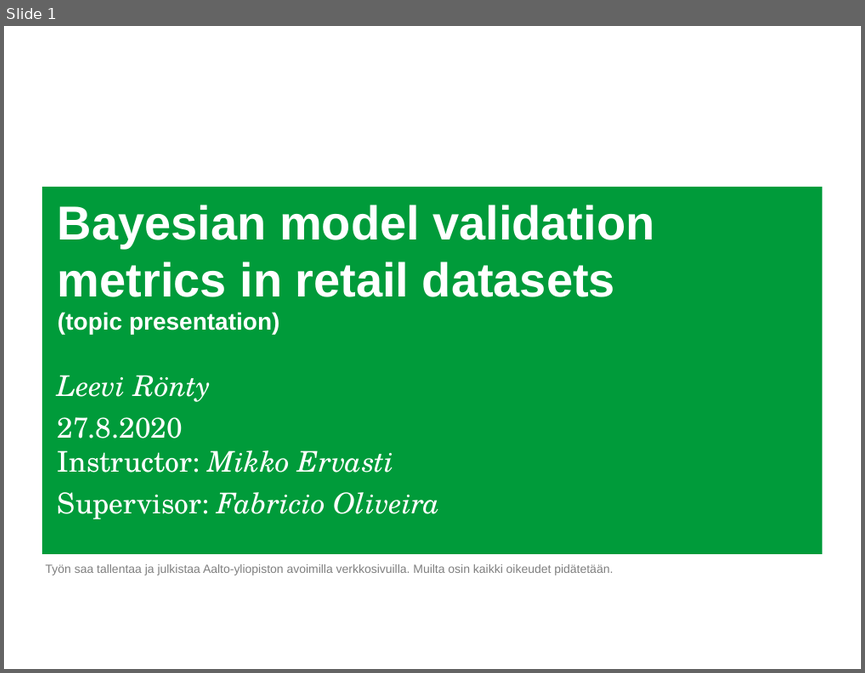
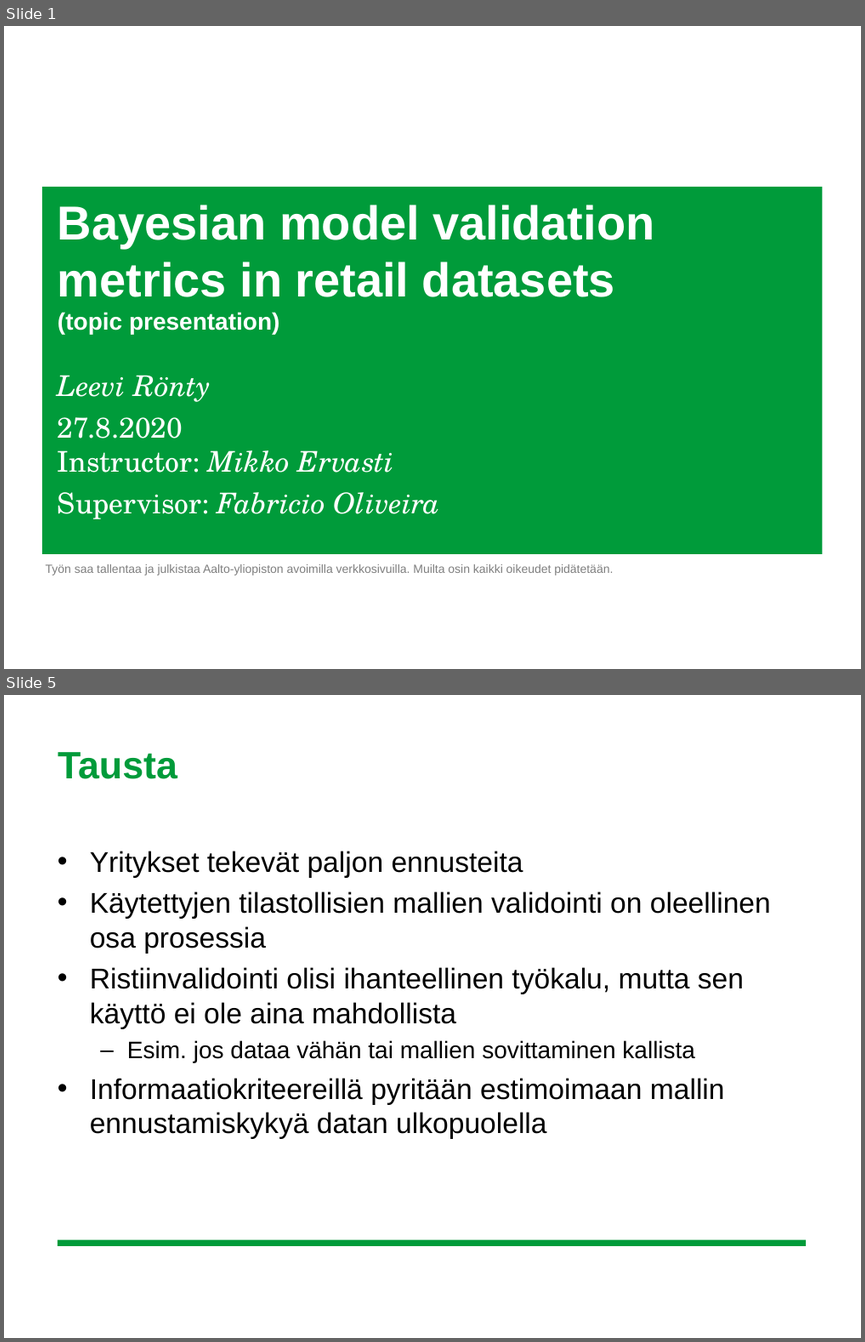
Before and after one commit to leevirontySF/BSC_thesis, a slide deck: aihepresis.ppt. Shown one above the other, each under a label of ours: slide 1 before the commit, slides 1 and 5 after it; the slides between them are not shown. The pictures are 865x673 and 865x1342 pixels, drawn with LibreOffice and Linux fonts; fonts in the diff are those of the drawing; background and template pictures are left out. Boxes give left, top, right and bottom in pixels: in the first picture for what was removed or moved away, otherwise in the second. Text is boxed around its words. In the diff, an @@ line names an element or a change of style, - is before the commit and + after.

```diff
--- a/aihepresis.ppt
+++ b/aihepresis.ppt
@@ slide 5 added at <box>4,695,861,1338</box>, background #FFFFFF @@
@@ title added at <box>58,752,177,779</box>, 32 pt, text #009B3A, bold @@
+Tausta
@@ text added at <box>90,851,771,1139</box>, 24 pt, text #000000 @@
+• Yritykset tekevät paljon ennusteita
+• Käytettyjen tilastollisien mallien validointi on oleellinen osa prosessia
+• Ristiinvalidointi olisi ihanteellinen työkalu, mutta sen käyttö ei ole aina mahdollista
+  – Esim. jos dataa vähän tai mallien sovittaminen kallista
+• Informaatiokriteereillä pyritään estimoimaan mallin ennustamiskykyä datan ulkopuolella
@@ rectangle added at <box>58,1240,806,1246</box>, fill #009B3A @@
```
Also in this commit, not shown: 8 slides changed, 6 other slides added, 2 slides removed.
